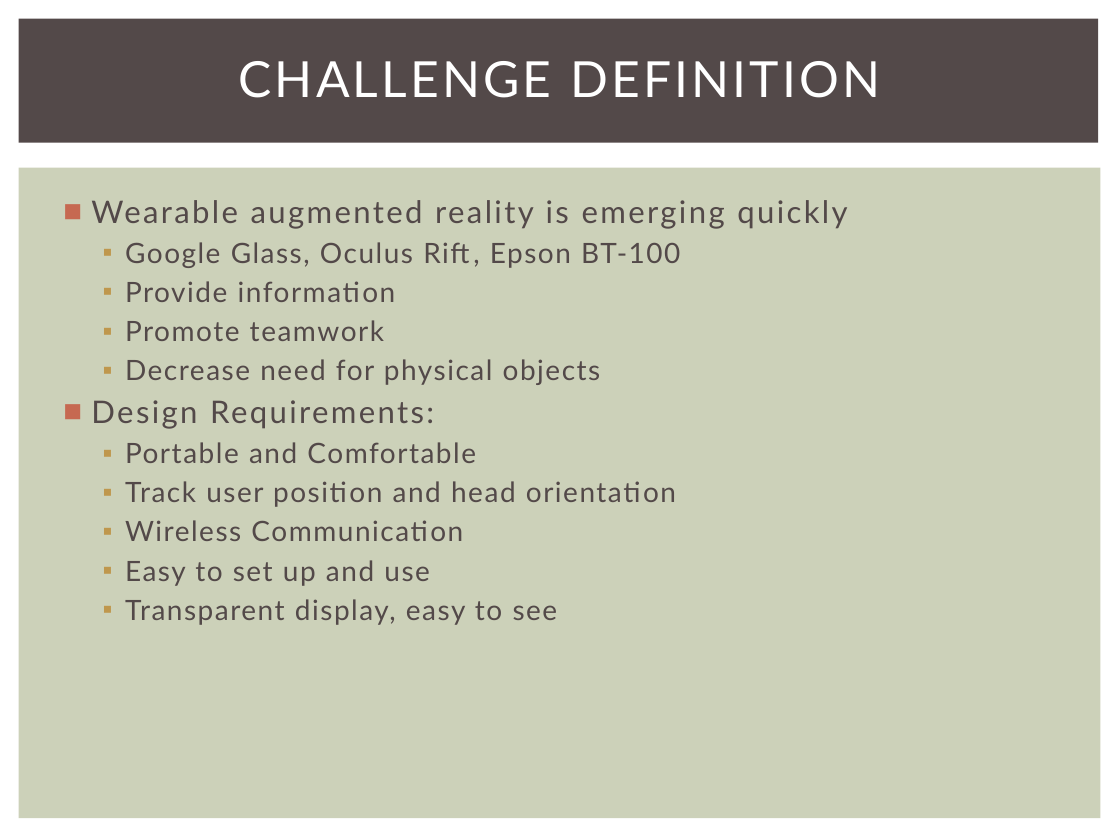
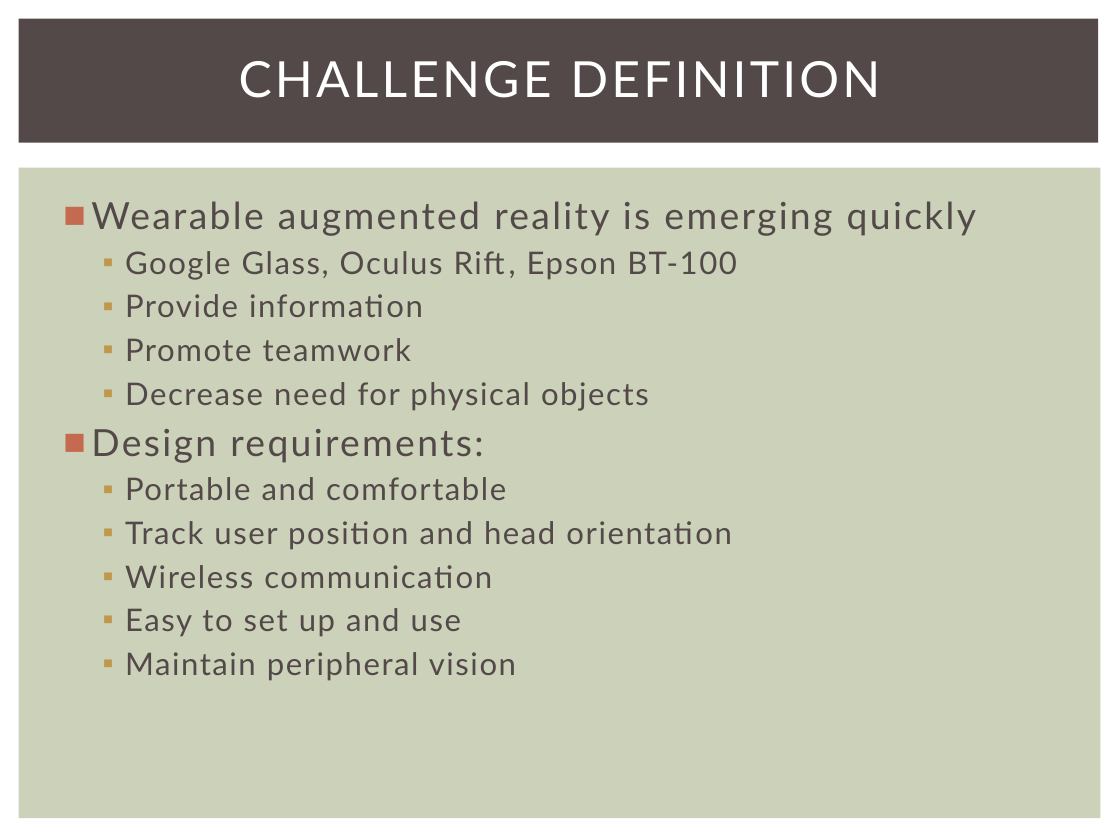
Before and after one commit to snowpuppy/augreality, a slide deck: slide 3 of doc/AugRealityMidReview.pptx. Drawn at 1120x840 pixels with LibreOffice and Linux fonts; fonts in the diff are those of the drawing. Boxes give left, top, right and bottom in pixels: in the first picture for what was removed or moved away, otherwise in the second. Text is boxed around its words. In the diff, an @@ line names an element or a change of style, - is before the commit and + after.

Commit message:
Revise most of GH and Dr. J changes
Need:
 - picture replacements
 - timeline with larger font
 - budget audit

```diff
--- a/doc/AugRealityMidReview.pptx
+++ b/doc/AugRealityMidReview.pptx
@@ text at (91, 201, 976, 637): size 20 to 24 pt in "Wearable augmented reality is emerging quickly"; size 18 to 20 pt in "Google Glass, Oculus Rift, Epson BT-100", "Provide information", "Promote teamwork", "Decrease need for physical objects" and 2 more places @@
@@ text at (91, 429, 506, 500): text changed; size 18 to 20 pt @@
-■ Design Requirements:
-  ▪ Portable and Comfortable
+■ Design requirements:
+  ▪ Portable and comfortable
@@ text at (125, 565, 492, 588): text changed; size 18 to 20 pt @@
-  ▪ Wireless Communication
+  ▪ Wireless communication
@@ text at (125, 652, 516, 680): text changed; size 18 to 20 pt @@
-  ▪ Transparent display, easy to see
+  ▪ Maintain peripheral vision
```
Also in this commit, not shown: 10 other slides changed.
